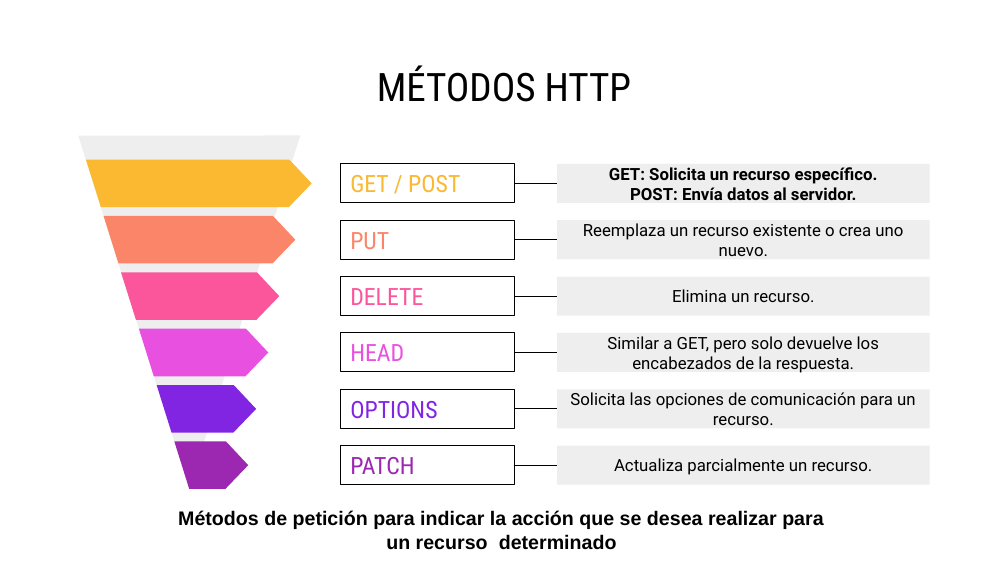
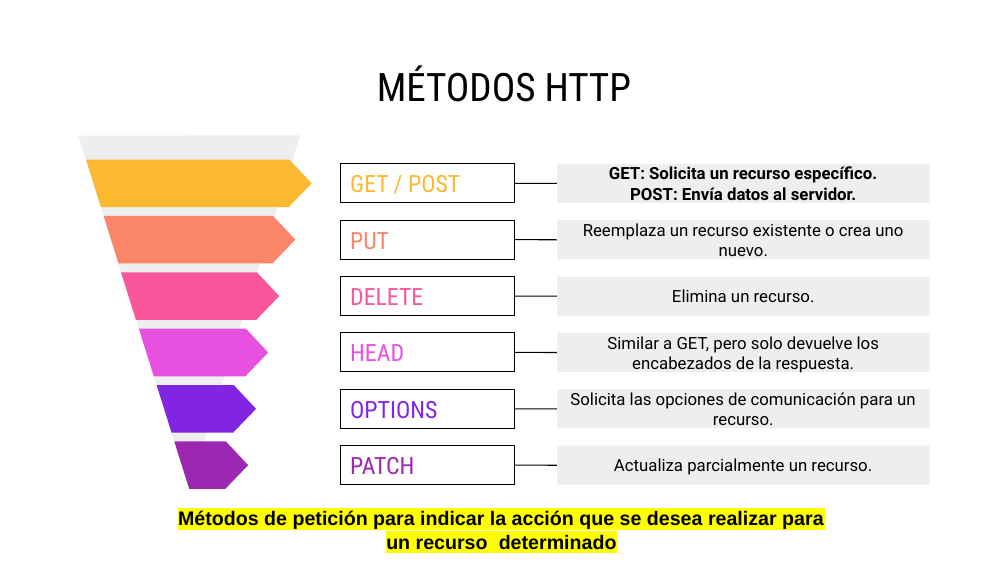
Before and after one commit to marianomorel/maestria-repo, a slide deck: slide 14 of Concurso - TIA - Regular/INFOGRAFIA - CONCURSO - MARIANO MOREL.pptx. Drawn at 1008x567 pixels with LibreOffice and Linux fonts; fonts in the diff are those of the drawing. Boxes give left, top, right and bottom in pixels: in the first picture for what was removed or moved away, otherwise in the second. Text is boxed around its words. In the diff, an @@ line names an element or a change of style, - is before the commit and + after.

```diff
--- a/Concurso - TIA - Regular/INFOGRAFIA - CONCURSO - MARIANO MOREL.pptx
+++ b/Concurso - TIA - Regular/INFOGRAFIA - CONCURSO - MARIANO MOREL.pptx
@@ line removed from (514, 296) to (557, 296) @@
@@ freeform shape added at bbox=[514, 296, 556, 296], outline #000000 0.75 pt @@
@@ line removed from (514, 409) to (557, 409) @@
@@ freeform shape added at bbox=[514, 409, 556, 409], outline #000000 0.75 pt @@
@@ line removed from (514, 466) to (557, 466) @@
@@ freeform shape added at bbox=[514, 466, 556, 466], outline #000000 0.75 pt @@
@@ text "Métodos de petición para indicar ..." at bbox=[178, 510, 823, 550]: highlight none to #FFFF00 @@
```
Also in this commit, not shown: 37 other slides changed, 6 slides added, 7 other files.
